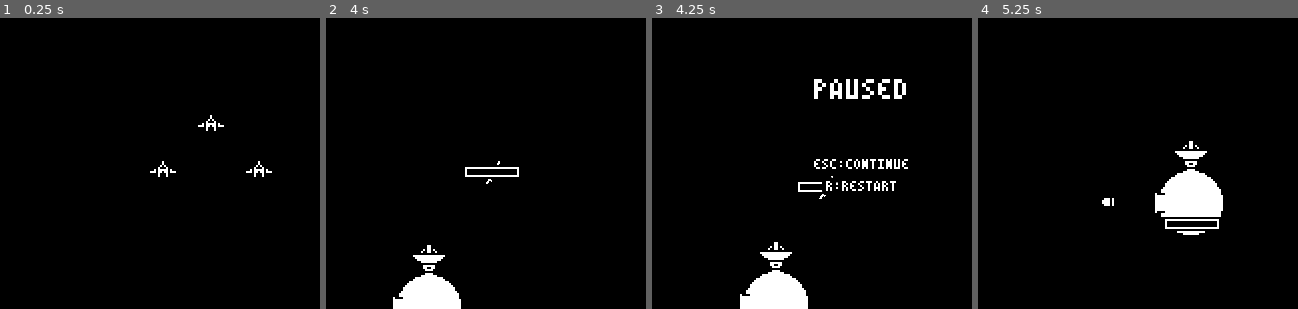
Above: before the commit, frames 1-4 (left to right).
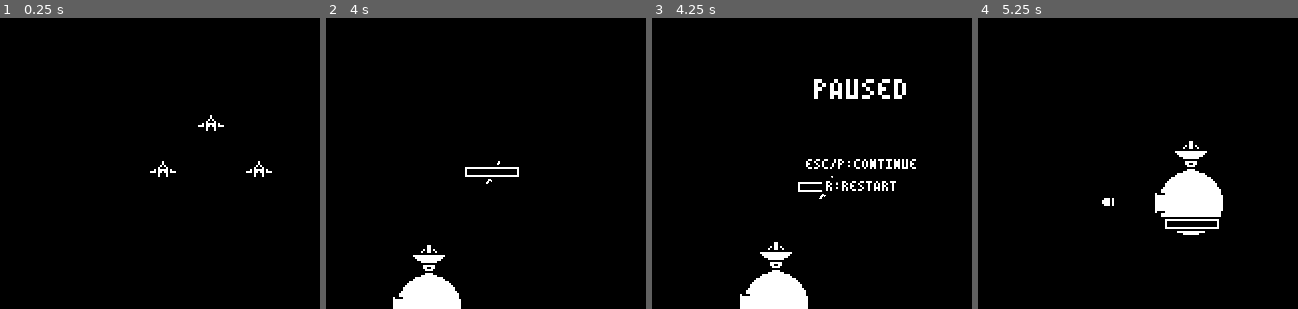
Above: after the commit, the same moments.

Repository: rthurmed/OrbitDefender
Game: Godot game, scene res://src/levels/Intro.tscn
Same seed, same stepped clock (60 frames per second), same inputs: the game is played once before the commit and once after it. Sound files missing from this copy of the repository are replaced by a short silence.
Inputs:
- Up to frame 1 (0.25 s): no input
- Up to frame 2 (4 s): tap Q (skip) at 0.5 s; tap C (bomb) at 0.6 s; tap V (deploy_turret) at 1.35 s; hold Up (higher) 2.03-2.78 s; tap X (invert) at 2.85 s; hold Down (lower) from 3.53 s (still down)
- Up to frame 3 (4.25 s): keep holding Down (lower); tap Escape (pause) at 4.15 s
- Up to frame 4 (5.25 s): release Down (lower) at 4.28 s; tap Z (shoot) at 4.35 s; tap R (reset) at 5 s; tap C (bomb) at 5.1 s
The pictures show only the part of the screen within x 17-67%, y 17-67%; the shares and areas given below are measured in that part.

Frames 1-2 are identical in both runs. In frame 3, 0.4% of the frame differs, in the area x 48-83%, y 48-52%; in frame 4, nothing differs.

Commit message:
Added P as pause button

Diff:
--- a/project.godot
+++ b/project.godot
@@ -96,6 +96,7 @@
 pause={
 "deadzone": 0.5,
 "events": [ Object(InputEventKey,"resource_local_to_scene":false,"resource_name":"","device":0,"alt":false,"shift":false,"control":false,"meta":false,"command":false,"pressed":false,"scancode":16777217,"physical_scancode":0,"unicode":0,"echo":false,"script":null)
+, Object(InputEventKey,"resource_local_to_scene":false,"resource_name":"","device":0,"alt":false,"shift":false,"control":false,"meta":false,"command":false,"pressed":false,"scancode":80,"physical_scancode":0,"unicode":0,"echo":false,"script":null)
  ]
 }
 shoot={
--- a/src/system/Pause.tscn
+++ b/src/system/Pause.tscn
@@ -43,7 +43,7 @@
 margin_top = -26.0
 margin_bottom = 1.0
 custom_fonts/font = SubResource( 1 )
-text = "ESC: continue
+text = "ESC/P: continue
 R: Restart"
 align = 1
 uppercase = true
